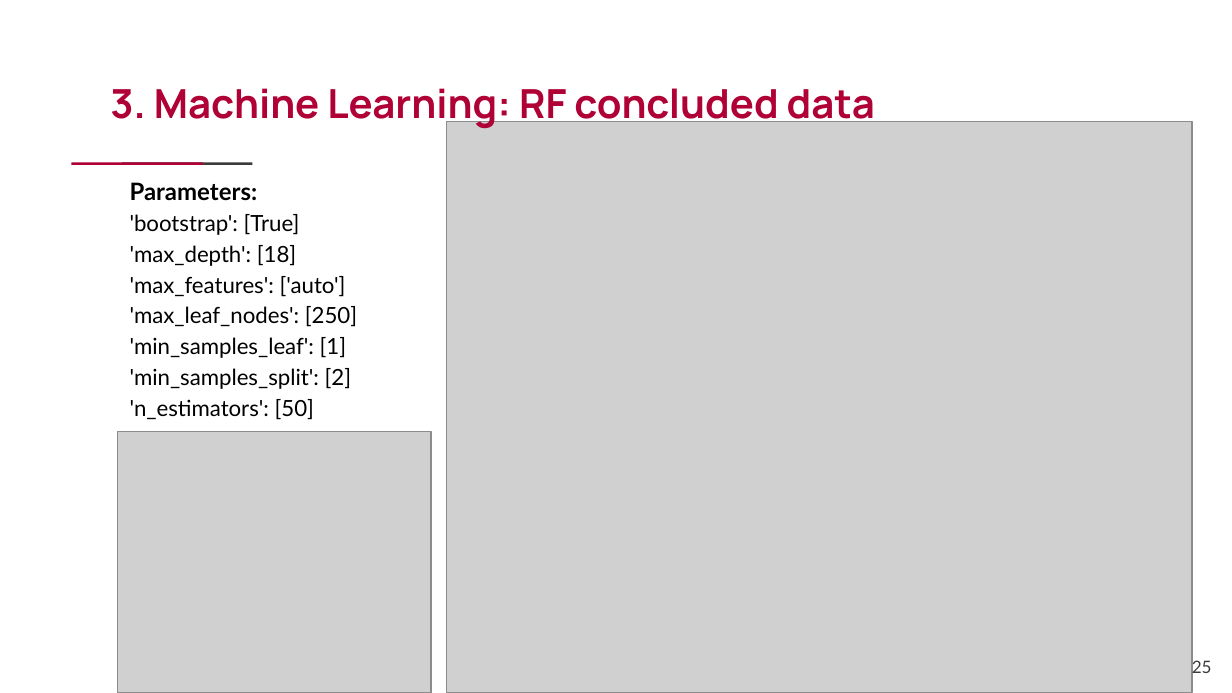
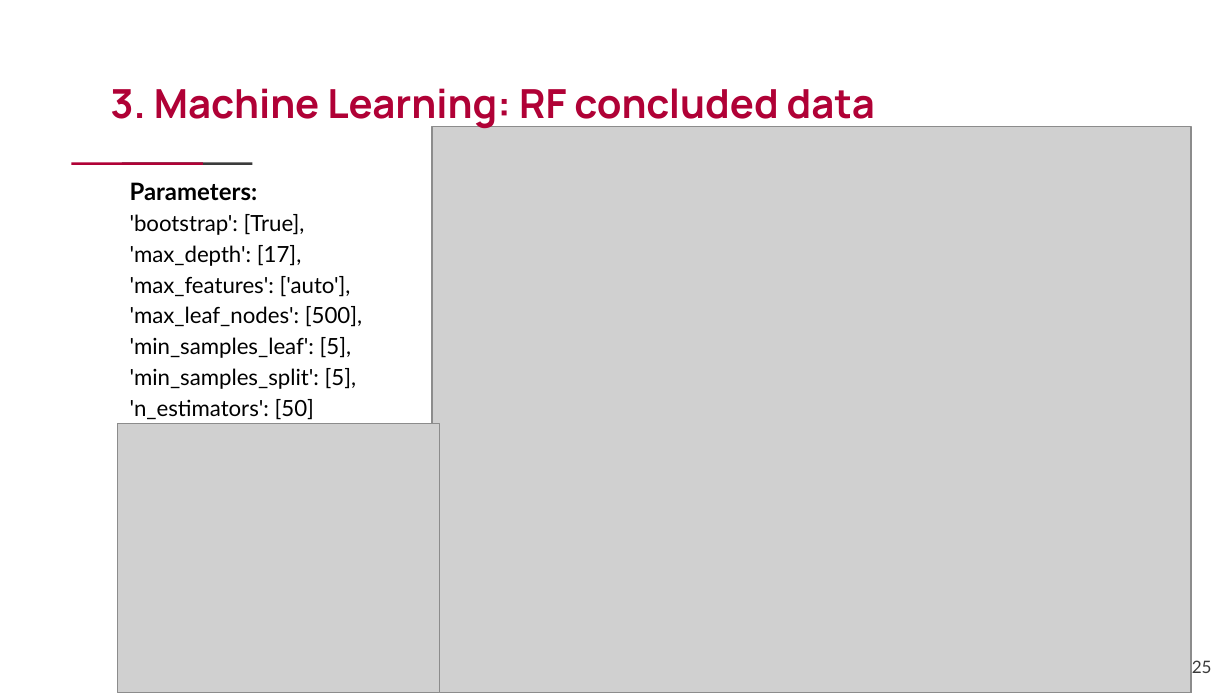
Before and after one commit to luca1308/Investigating_periods_of_increasing_interest_rates_for_the_S-P_1500, a slide deck: slide 25 of Investigating periods of increasing interest rates for the S&P 1500.pptx. Drawn at 1232x693 pixels with LibreOffice and Linux fonts; fonts in the diff are those of the drawing; grey boxes stand for pictures. Boxes give left, top, right and bottom in pixels: in the first picture for what was removed or moved away, otherwise in the second. Text is boxed around its words. In the diff, an @@ line names an element or a change of style, - is before the commit and + after.

```diff
--- a/Investigating periods of increasing interest rates for the S&P 1500.pptx
+++ b/Investigating periods of increasing interest rates for the S&P 1500.pptx
@@ picture: place and size @@
-picture at bbox=[446, 122, 1191, 693]
+picture at bbox=[432, 127, 1191, 693]
@@ text at bbox=[130, 214, 362, 420]: text changed @@
-'bootstrap': [True]
-'max_depth': [18] 'max_features': ['auto']
-'max_leaf_nodes': [250] 'min_samples_leaf': [1]
-'min_samples_split': [2] 'n_estimators': [50]
+'bootstrap': [True],
+'max_depth': [17],
+'max_features': ['auto'], 'max_leaf_nodes': [500],
+'min_samples_leaf': [5], 'min_samples_split': [5],
+'n_estimators': [50]
@@ picture: place and size @@
-picture at bbox=[117, 431, 431, 692]
+picture at bbox=[117, 424, 440, 693]
```
Also in this commit, not shown: 3 other slides changed, 7 other files.
